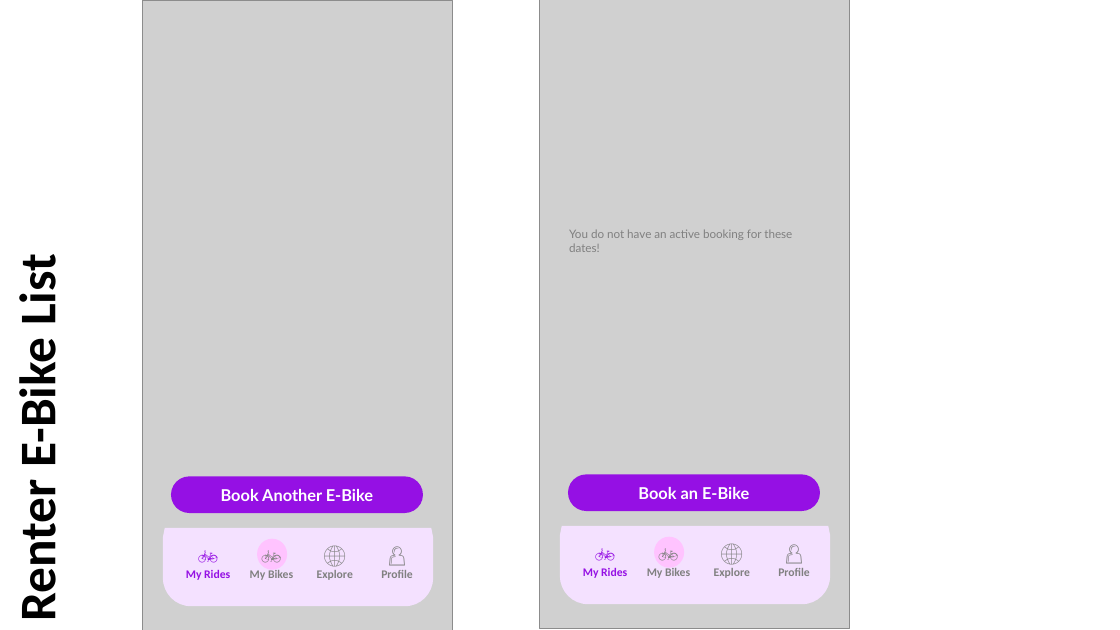
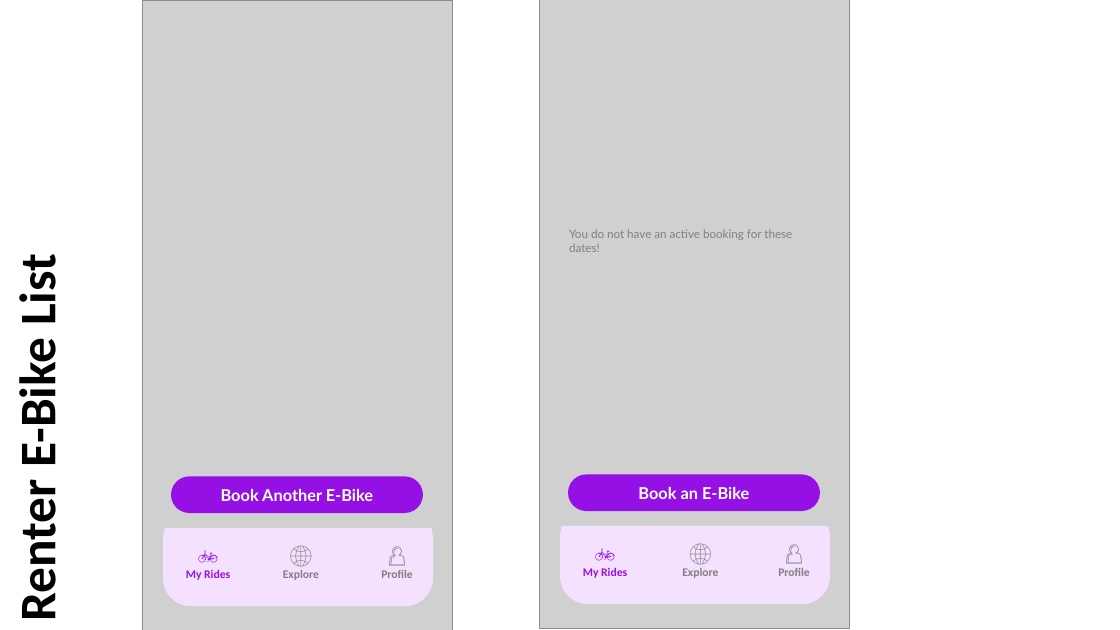
Before and after one commit to anodiamadmin/Micro2Move, a slide deck: slide 11 of BusinessAnalysis/Wireframes/WireframesA.pptx. Drawn at 1120x630 pixels with LibreOffice and Linux fonts; fonts in the diff are those of the drawing; grey boxes stand for pictures. Boxes give left, top, right and bottom in pixels: in the first picture for what was removed or moved away, otherwise in the second. Text is boxed around its words. In the diff, an @@ line names an element or a change of style, - is before the commit and + after.

```diff
--- a/BusinessAnalysis/Wireframes/WireframesA.pptx
+++ b/BusinessAnalysis/Wireframes/WireframesA.pptx
@@ ellipse removed at (x1=257, y1=539, x2=287, y2=570) @@
@@ text "🌐 Explore" moved from (x1=317, y1=570, x2=353, y2=580) to (x1=283, y1=570, x2=319, y2=580) @@
@@ ellipse removed at (x1=655, y1=537, x2=685, y2=568) @@
@@ text "🌐 Explore" moved from (x1=714, y1=568, x2=750, y2=578) to (x1=682, y1=568, x2=718, y2=578) @@
@@ text removed at (x1=647, y1=568, x2=690, y2=578) @@
-🚲
-My Bikes
@@ text removed at (x1=250, y1=570, x2=293, y2=580) @@
-🚲
-My Bikes
```
Also in this commit, not shown: 12 other slides changed.
